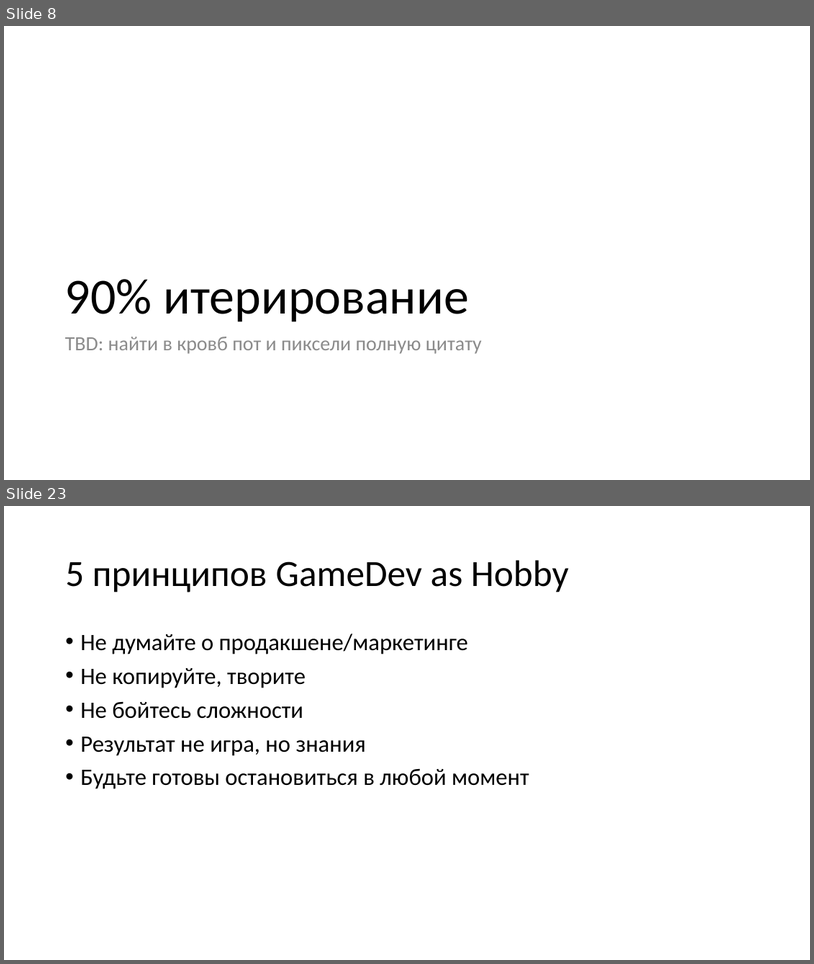
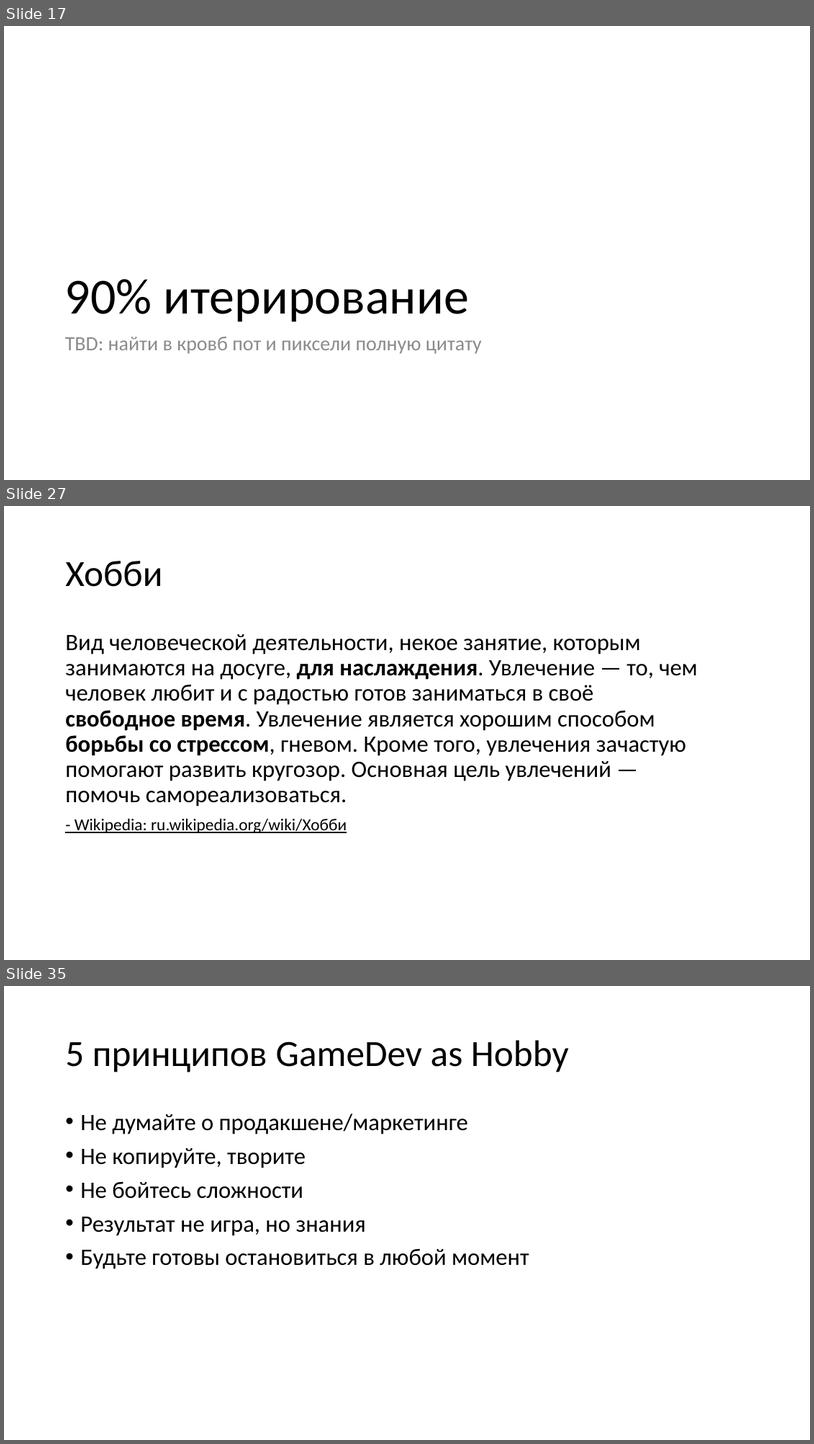
Before and after one commit to kugushev/presentations, a slide deck: 2020_GameDev-As-Hobby/Presentation.pptx. Shown one above the other, each under a label of ours: slides 8 and 23 before the commit, slides 17, 27 and 35 after it; the slides between them are not shown. The pictures are 814x964 and 814x1444 pixels, drawn with LibreOffice and Linux fonts; fonts in the diff are those of the drawing. Boxes give left, top, right and bottom in pixels: in the first picture for what was removed or moved away, otherwise in the second. Text is boxed around its words. In the diff, an @@ line names an element or a change of style, - is before the commit and + after.

```diff
--- a/2020_GameDev-As-Hobby/Presentation.pptx
+++ b/2020_GameDev-As-Hobby/Presentation.pptx
@@ slide 27 added at [4, 506, 810, 960], background #FFFFFF @@
@@ title added at [65, 561, 162, 587], 44 pt, text #000000 @@
+Хобби
@@ text added at [65, 634, 697, 833], 28 pt, text #000000 @@
+Вид человеческой деятельности, некое занятие, которым занимаются на досуге, для наслаждения. Увлечение — то, чем человек любит и с радостью готов заниматься в своё свободное время. Увлечение является хорошим способом борьбы со стрессом, гневом. Кроме того, увлечения зачастую помогают развить кругозор. Основная цель увлечений — помочь самореализоваться.
+- Wikipedia: ru.wikipedia.org/wiki/Хобби
@@ what was slide 8 is now slide 17 @@
@@ what was slide 23 is now slide 35 @@
```
Also in this commit, not shown: 5 slides changed, 27 other slides added, 11 slides removed.
